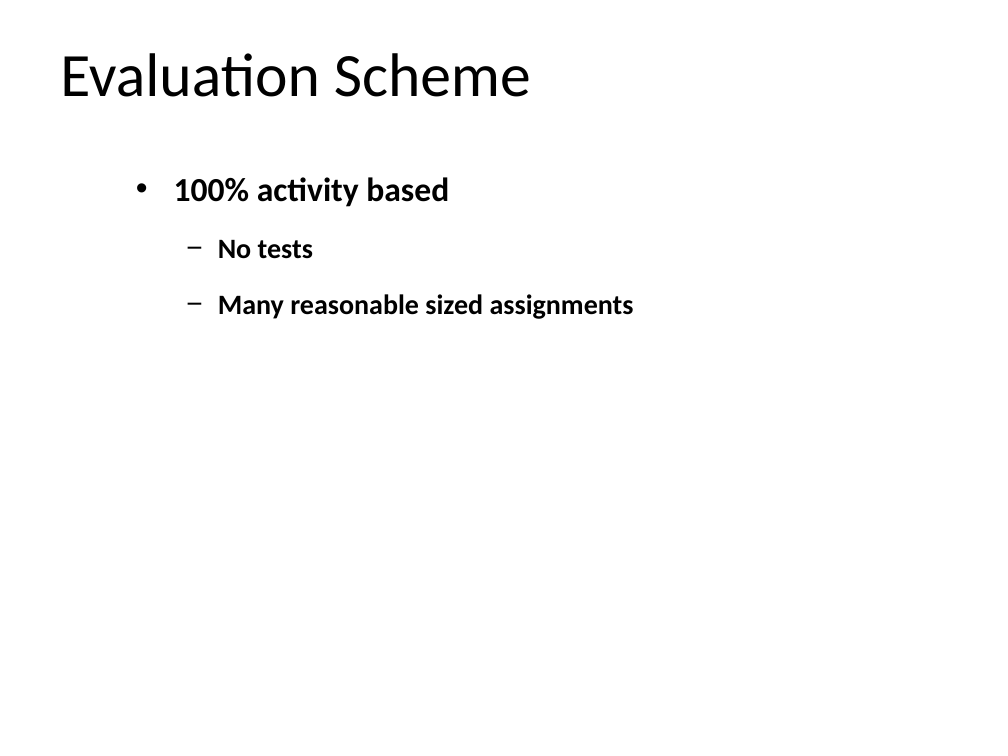
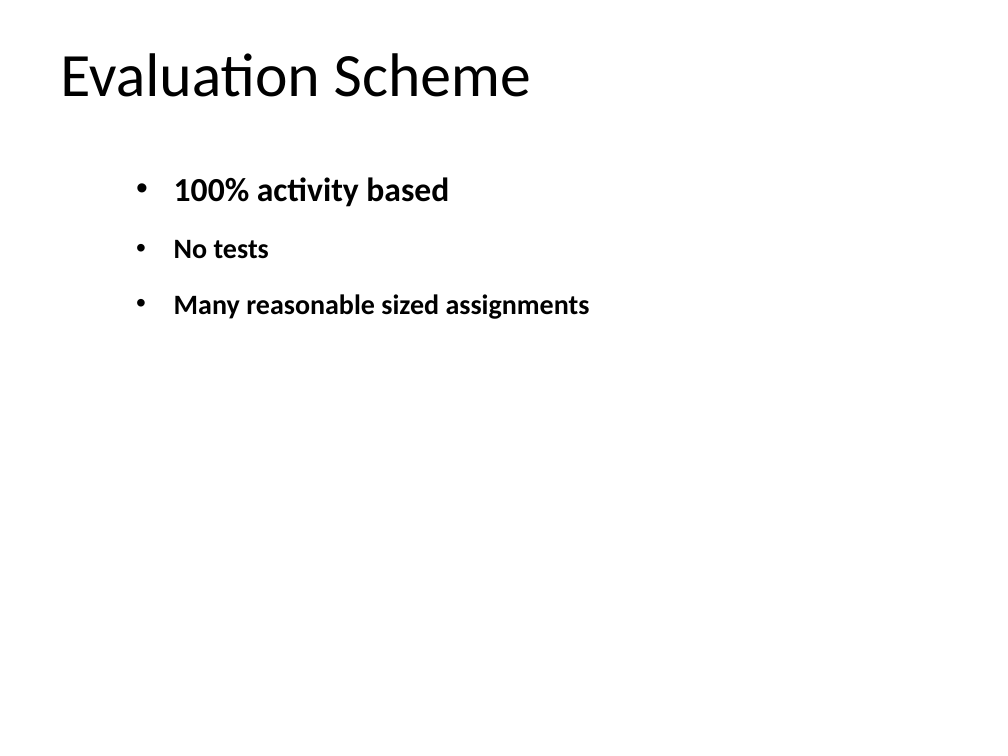
Before and after one commit to profjamesmohawk/Infra, a slide deck: slide 5 of Introduction/Lecture.pptx. Drawn at 1008x756 pixels with LibreOffice and Linux fonts; fonts in the diff are those of the drawing; background and template pictures are left out. Boxes give left, top, right and bottom in pixels: in the first picture for what was removed or moved away, otherwise in the second. Text is boxed around its words. In the diff, an @@ line names an element or a change of style, - is before the commit and + after.

```diff
--- a/Introduction/Lecture.pptx
+++ b/Introduction/Lecture.pptx
@@ text at bbox=[174, 239, 590, 319]: bullet − to •; list level 2 to 1 in "No tests"; list level 2 to 1 in "Many reasonable sized assignments" @@
```
Also in this commit, not shown: 1 other slide changed, 7 other files.
